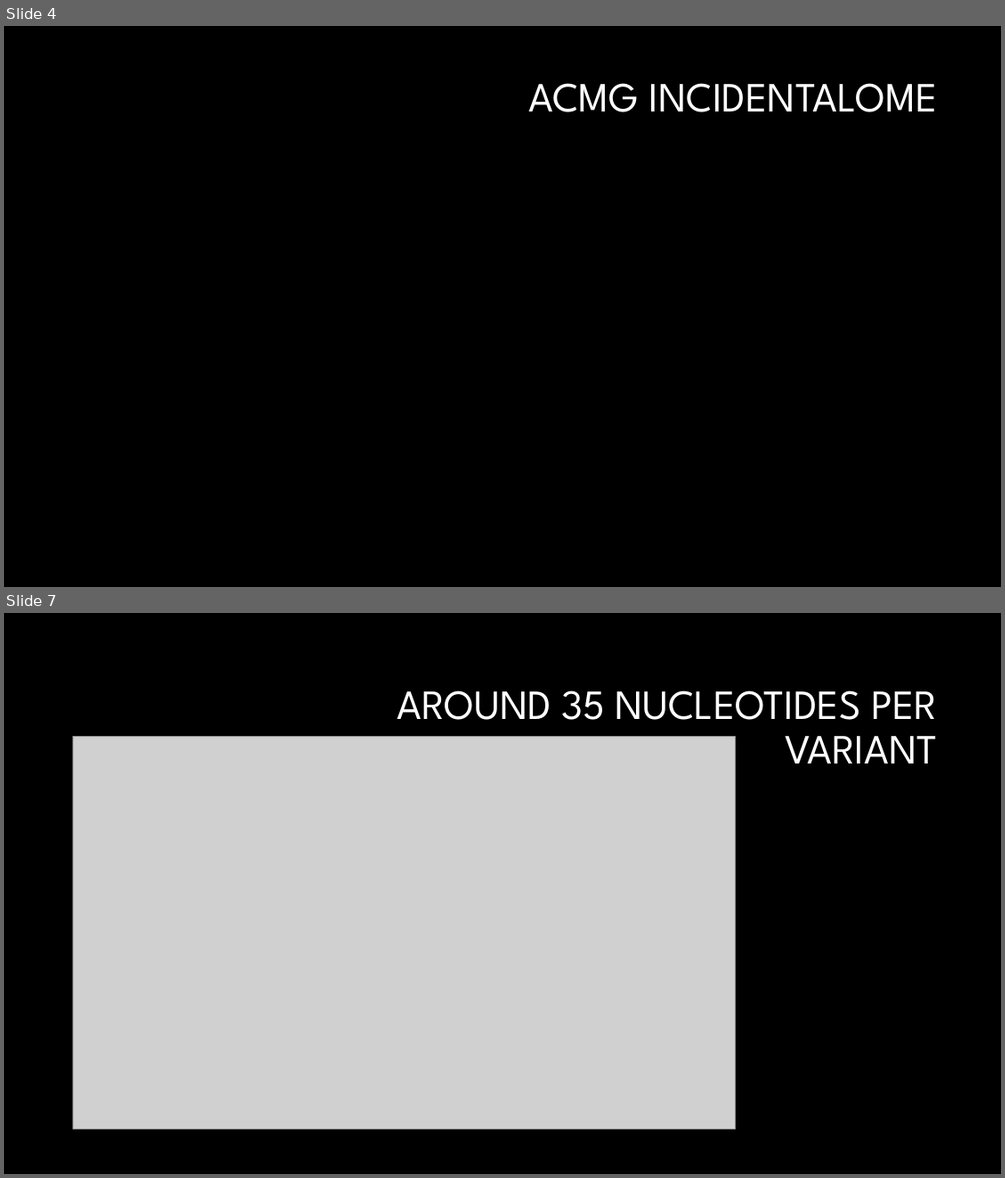
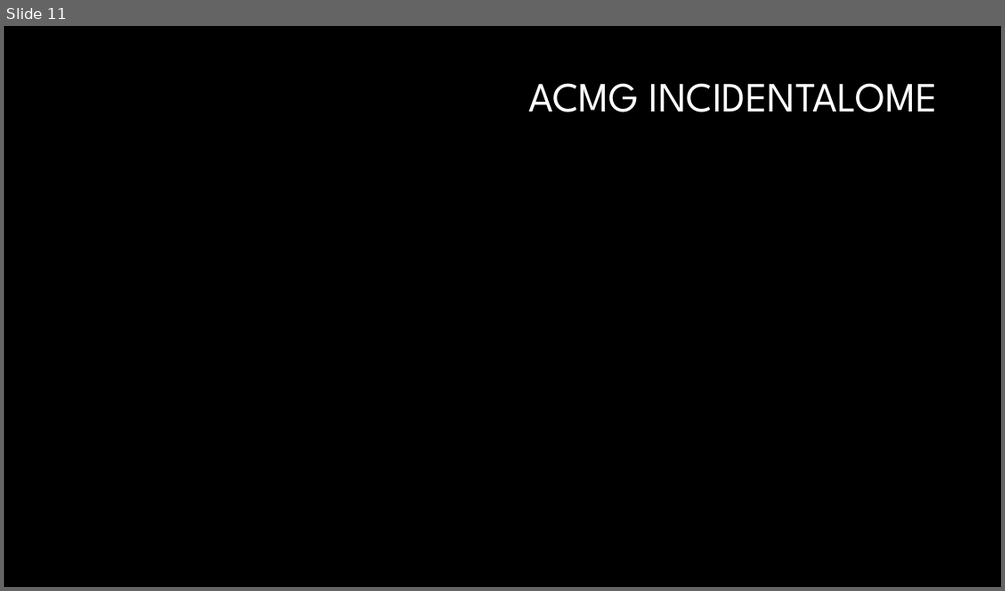
Before and after one commit to dfan/HST-2016, a slide deck: week_6/For_Zak.pptx. Shown one above the other, each under a label of ours: slides 4 and 7 before the commit, slide 11 after it; the slides between them are not shown. The pictures are 1005x1178 and 1005x591 pixels, drawn with LibreOffice and Linux fonts; fonts in the diff are those of the drawing; grey boxes stand for pictures; background and template pictures are left out. Boxes give left, top, right and bottom in pixels: in the first picture for what was removed or moved away, otherwise in the second. Text is boxed around its words. In the diff, an @@ line names an element or a change of style, - is before the commit and + after.

```diff
--- a/week_6/For_Zak.pptx
+++ b/week_6/For_Zak.pptx
@@ slide 7 removed at [4, 613, 1001, 1174], background #000000 @@
@@ title removed at [397, 690, 937, 763] @@
-AROUND 35 NUCLEOTIDES PER VARIANT
@@ picture removed at [73, 737, 736, 1129] @@
@@ what was slide 4 is now slide 11 @@
```
Also in this commit, not shown: 6 slides changed, 11 slides added, 4 other slides removed, 10 other files.
